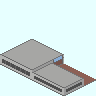
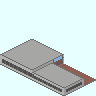
Before/after of a 96x96 layered artwork. What changed in the layer stack:
painted on "Subway_Station_Gateway_Hs.png" over box(9, 62, 58, 90)
